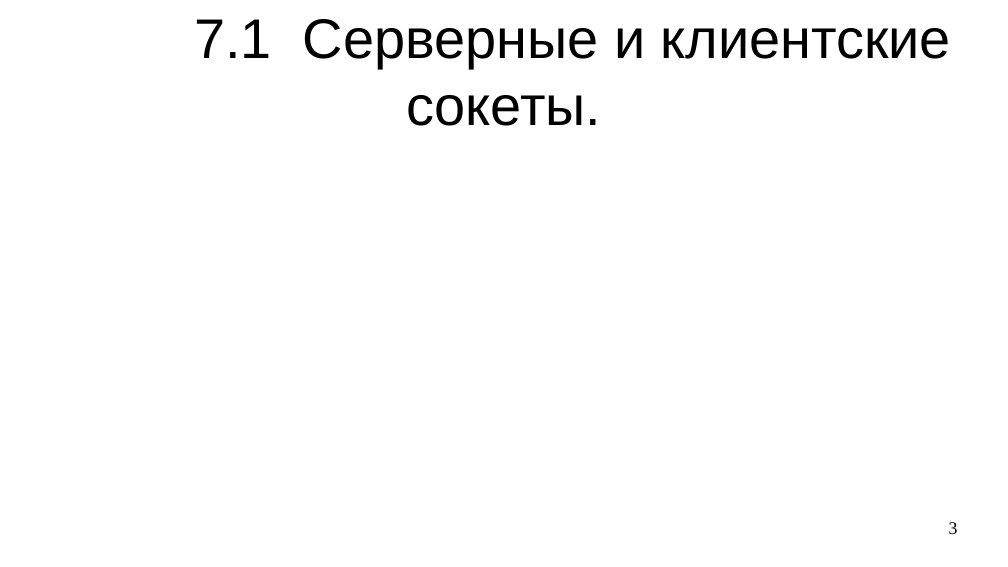
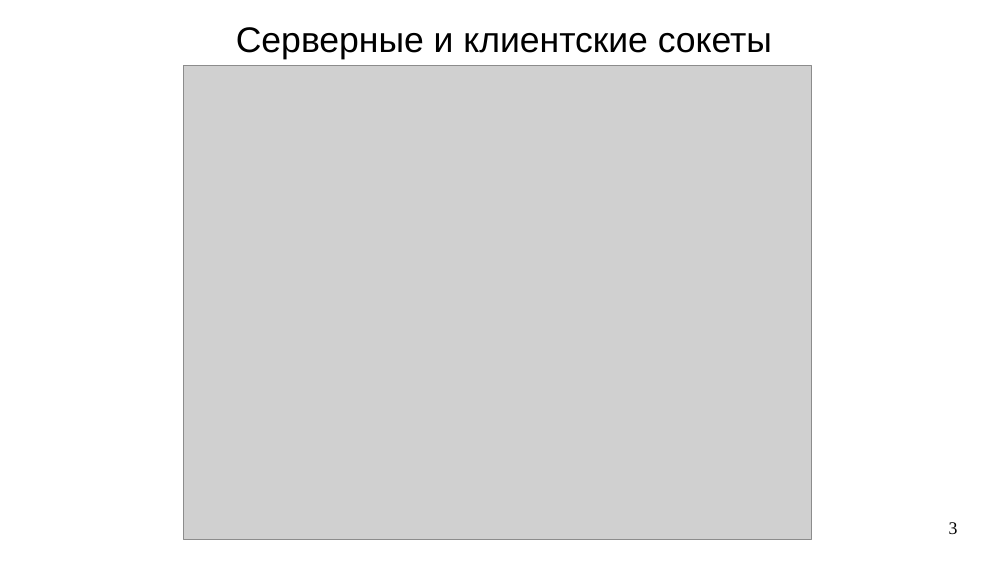
Before and after one commit to steelcraft/stud-lab, a slide deck: slide 3 of Лекции/CBNET01#L5.odp. Drawn at 1008x567 pixels with LibreOffice and Linux fonts; fonts in the diff are those of the drawing; grey boxes stand for pictures. Boxes give left, top, right and bottom in pixels: in the first picture for what was removed or moved away, otherwise in the second. Text is boxed around its words. In the diff, an @@ line names an element or a change of style, - is before the commit and + after.

Commit message:
Добавлен раздел "Серверные и клиентские сокеты"

```diff
--- a/Лекции/CBNET01#L5.odp
+++ b/Лекции/CBNET01#L5.odp
@@ title at <box>236,27,772,59</box>: text changed; size 44 to 28 pt @@
-7.1 Серверные и клиентские сокеты.
+Серверные и клиентские сокеты
@@ picture added at <box>184,66,811,541</box> @@
```
